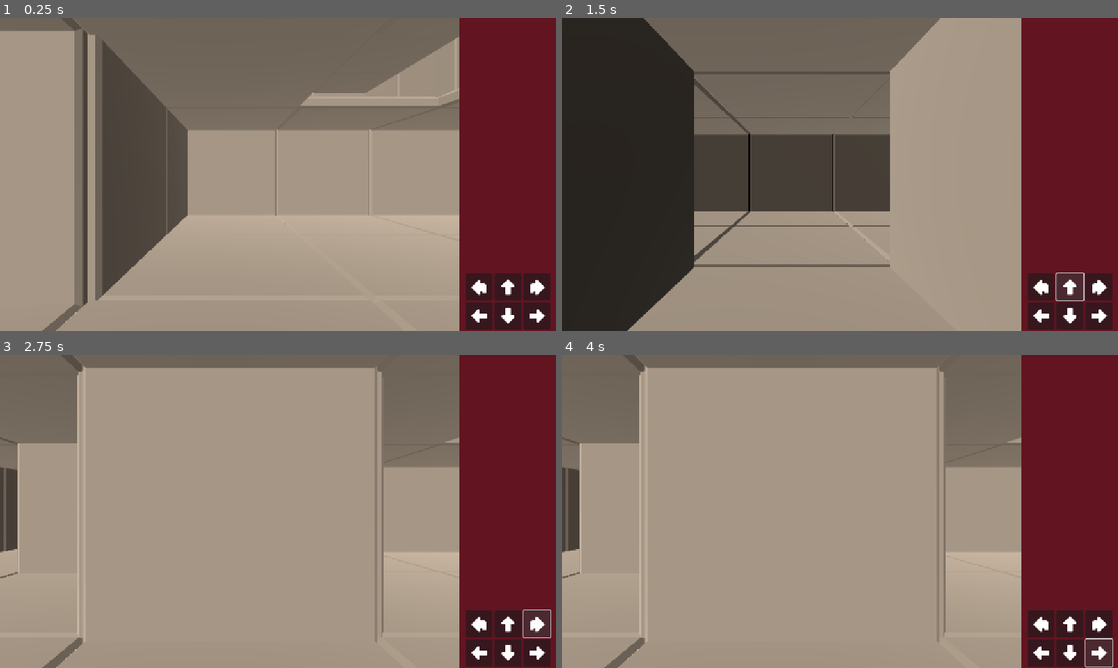
Above: before the commit, frames 1-4 (two rows, left to right).
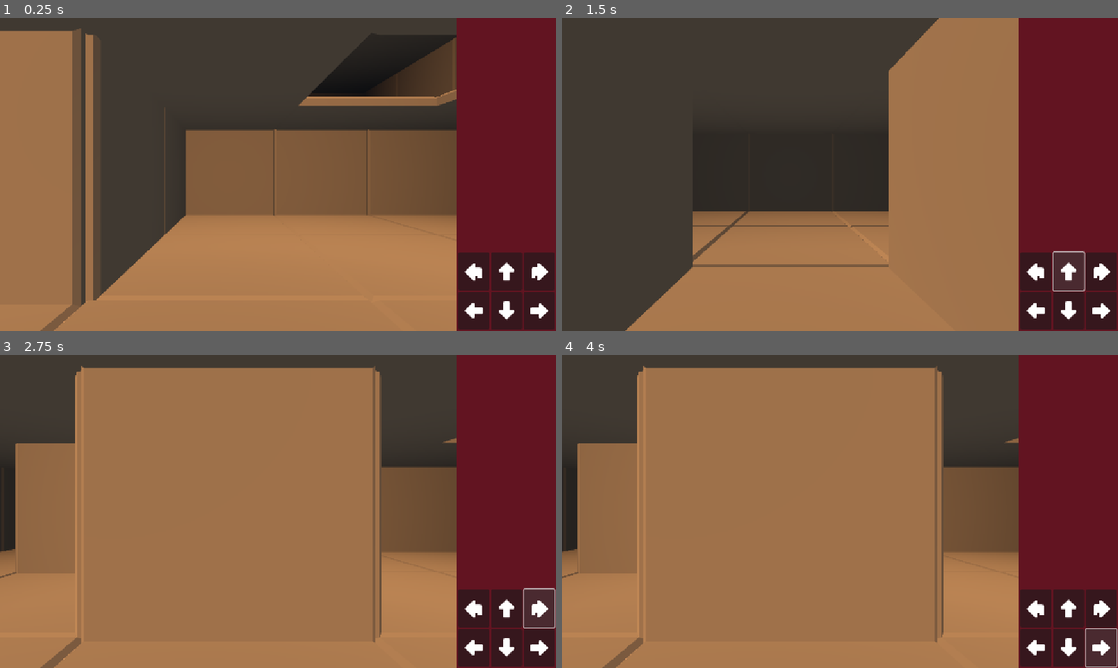
Above: after the commit, the same moments.

Repository: local-minimum/geriatric-crawler
Game: Godot game, scene res://main.tscn
Same seed, same stepped clock (60 frames per second), same inputs: the game is played once before the commit and once after it. The engine's default icon, where the game draws it, is replaced by a stand-in: a white triangle on a blue panel in a dark square.
Inputs (mouse positions are in pixels of both pictures, inside the frame that each line leads up to; where the layout moved, square brackets give the same spot in the first picture):
- Up to frame 1 (0.25 s): no input
- Up to frame 2 (1.5 s): click (1034, 271) [1040, 287] at 0.5 s; click (1067, 271) [1067, 287] at 1.25 s
- Up to frame 3 (2.75 s): click (539, 608) [539, 624] at 2 s
- Up to frame 4 (4 s): click (1034, 646) [1040, 652] at 2.75 s; click (1101, 646) [1101, 652] at 3.5 s

The runs differ from the first frame. In frame 1, 77% of the frame differs, in the area x 0-100%, y 0-100%; in frame 2, 58%; in frame 3, 84%; in frame 4, 85%.

Commit message:
Update layout to stretch with screen sizes

Diff:
--- a/main.tscn
+++ b/main.tscn
@@ -6,6 +6,16 @@
 [ext_resource type="PackedScene" uid="uid://d3iceirfj21qw" path="res://scenes/ui/exploration_ui.tscn" id="4_1bvp3"]
 
 [sub_resource type="Environment" id="Environment_ig7tw"]
+background_mode = 1
+background_color = Color(0.361575, 0.361575, 0.361575, 1)
+ambient_light_color = Color(0.101241, 0.101241, 0.101241, 1)
+fog_enabled = true
+fog_mode = 1
+fog_light_color = Color(0.0430788, 0.0511794, 0.0639149, 1)
+fog_density = 1.0
+fog_depth_curve = 0.659753
+fog_depth_begin = 4.0
+fog_depth_end = 15.0
 
 [sub_resource type="CameraAttributesPractical" id="CameraAttributesPractical_0xm2m"]
 
@@ -27,28 +37,25 @@
 [node name="SaveSystem" parent="." instance=ExtResource("3_h2yge")]
 
 [node name="SubViewportContainer" type="SubViewportContainer" parent="."]
-layout_mode = 0
-offset_right = 40.0
-offset_bottom = 40.0
+layout_mode = 1
+anchors_preset = -1
+anchor_right = 0.82
+anchor_bottom = 1.0
+grow_horizontal = 2
+grow_vertical = 2
+stretch = true
 
 [node name="SubViewport" type="SubViewport" parent="SubViewportContainer"]
 handle_input_locally = false
 canvas_cull_mask = 4293918751
-size = Vector2i(952, 648)
+size = Vector2i(944, 648)
 render_target_update_mode = 4
 
 [node name="TestLevel" parent="SubViewportContainer/SubViewport" instance=ExtResource("1_ig7tw")]
 
 [node name="DirectionalLight3D" type="DirectionalLight3D" parent="SubViewportContainer/SubViewport"]
 transform = Transform3D(0.804687, 0.403004, -0.435967, 0, 0.734323, 0.678801, 0.5937, -0.546222, 0.5909, 0.865872, 2.80495, 0)
-
-[node name="DirectionalLight3D2" type="DirectionalLight3D" parent="SubViewportContainer/SubViewport"]
-transform = Transform3D(0.781738, -0.423305, 0.457929, 0.623607, 0.530644, -0.574048, 3.11011e-07, 0.734323, 0.6788, 0.865872, 2.80495, 0)
-light_energy = 0.257
-
-[node name="DirectionalLight3D3" type="DirectionalLight3D" parent="SubViewportContainer/SubViewport"]
-transform = Transform3D(-0.552773, -0.219924, -0.803788, 0.623607, 0.530643, -0.574049, 0.552772, -0.818567, -0.156179, 0.865872, 2.80495, 0)
-light_energy = 0.257
+light_color = Color(1, 0.7535, 0.49, 1)
 
 [node name="WorldEnvironment" type="WorldEnvironment" parent="SubViewportContainer/SubViewport"]
 environment = SubResource("Environment_ig7tw")
@@ -56,4 +63,7 @@
 
 [node name="Exploration UI" parent="." node_paths=PackedStringArray("level") instance=ExtResource("4_1bvp3")]
 layout_mode = 1
+anchors_preset = -1
+anchor_left = 0.82
+offset_left = 0.0
 level = NodePath("../SubViewportContainer/SubViewport/TestLevel")
--- a/project.godot
+++ b/project.godot
@@ -98,4 +98,5 @@
 
 renderer/rendering_method="gl_compatibility"
 renderer/rendering_method.mobile="gl_compatibility"
+textures/vram_compression/import_etc2_astc=true
 environment/defaults/default_clear_color=Color(0, 0, 0, 1)
--- a/scenes/dungeon/basic_wall.tscn
+++ b/scenes/dungeon/basic_wall.tscn
@@ -10,11 +10,10 @@
 mode = 8
 metadata/_custom_type_script = "uid://b8a6yvndcxtpa"
 
-[node name="BasicWall" type="Node3D" node_paths=PackedStringArray("anchor", "negative_anchor")]
+[node name="BasicWall" type="Node3D" node_paths=PackedStringArray("anchor")]
 script = ExtResource("1_vntuw")
 direction = 1
 anchor = NodePath("GridAnchor")
-negative_anchor = NodePath("")
 
 [node name="GridAnchor" type="Node3D" parent="."]
 transform = Transform3D(1, 0, 0, 0, 1, 0, 0, 0, 1, 0, 1.25, -1.15)
--- a/scenes/ui/exploration_ui.tscn
+++ b/scenes/ui/exploration_ui.tscn
@@ -45,42 +45,54 @@
 [node name="Spacer" type="Control" parent="MarginContainer/VBoxContainer"]
 layout_mode = 2
 size_flags_vertical = 3
+size_flags_stretch_ratio = 3.0
 
 [node name="Exploration Movement Controls" type="GridContainer" parent="MarginContainer/VBoxContainer"]
 layout_mode = 2
-size_flags_horizontal = 4
-size_flags_vertical = 8
+size_flags_vertical = 3
 columns = 3
 
 [node name="Turn Left" type="Button" parent="MarginContainer/VBoxContainer/Exploration Movement Controls"]
 layout_mode = 2
-theme_override_constants/icon_max_width = 48
+size_flags_horizontal = 3
+size_flags_vertical = 3
 icon = ExtResource("2_m3jmt")
+expand_icon = true
 
 [node name="Forward" type="Button" parent="MarginContainer/VBoxContainer/Exploration Movement Controls"]
 layout_mode = 2
-theme_override_constants/icon_max_width = 48
+size_flags_horizontal = 3
+size_flags_vertical = 3
 icon = ExtResource("3_rfm22")
+expand_icon = true
 
 [node name="Turn Right" type="Button" parent="MarginContainer/VBoxContainer/Exploration Movement Controls"]
 layout_mode = 2
-theme_override_constants/icon_max_width = 48
+size_flags_horizontal = 3
+size_flags_vertical = 3
 icon = ExtResource("4_eifl5")
+expand_icon = true
 
 [node name="Strafe Left" type="Button" parent="MarginContainer/VBoxContainer/Exploration Movement Controls"]
 layout_mode = 2
-theme_override_constants/icon_max_width = 48
+size_flags_horizontal = 3
+size_flags_vertical = 3
 icon = ExtResource("5_4stpx")
+expand_icon = true
 
 [node name="Back" type="Button" parent="MarginContainer/VBoxContainer/Exploration Movement Controls"]
 layout_mode = 2
-theme_override_constants/icon_max_width = 48
+size_flags_horizontal = 3
+size_flags_vertical = 3
 icon = ExtResource("6_2458l")
+expand_icon = true
 
 [node name="Strafe Right" type="Button" parent="MarginContainer/VBoxContainer/Exploration Movement Controls"]
 layout_mode = 2
-theme_override_constants/icon_max_width = 48
+size_flags_horizontal = 3
+size_flags_vertical = 3
 icon = ExtResource("7_ld1f6")
+expand_icon = true
 
 [connection signal="pressed" from="MarginContainer/VBoxContainer/Exploration Movement Controls/Turn Left" to="." method="_on_turn_left_pressed"]
 [connection signal="pressed" from="MarginContainer/VBoxContainer/Exploration Movement Controls/Forward" to="." method="_on_forward_pressed"]
--- a/scripts/ui/exploration_ui.gd
+++ b/scripts/ui/exploration_ui.gd
@@ -21,12 +21,10 @@
     if !level.player.attempt_movement(Movement.MovementType.TURN_CLOCKWISE):
         print_debug("Refused Turn Right")
 
-
 func _on_strafe_left_pressed() -> void:
     if !level.player.attempt_movement(Movement.MovementType.STRAFE_LEFT):
         print_debug("Refused Strafe Left")
 
-
 func _on_strafe_right_pressed() -> void:
     if !level.player.attempt_movement(Movement.MovementType.STRAFE_RIGHT):
         print_debug("Refused Strafe Right")
Not shown, changed: export_presets.cfg
Binary file added: icon.png
Not shown, added: icon.png.import
